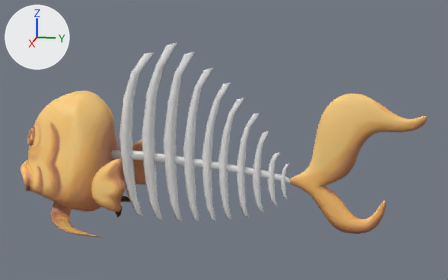
Before and after pictures for a commit that changed the glTF model public/assets/models/streetStore/fish.glb.
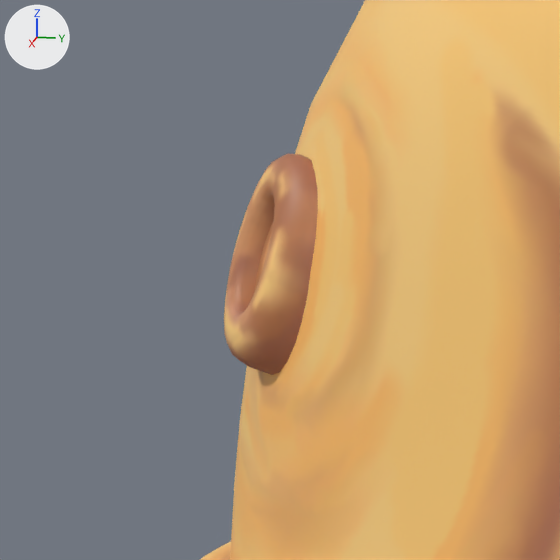
The first picture shows the older version from a 50 mm camera at (44.5, 15.2, 12.6) aimed at (-1.0, 6.1, 1.2). The close-ups show both versions on the part from 2% to 12% of the width and 41% to 58% of the height of that picture; other places that the commit changed are outside them. The axes (+X, +Y, +Z) are drawn at upper left. The lights are the same throughout. Where no turn or scale is listed for an object, it has been applied to the vertices.
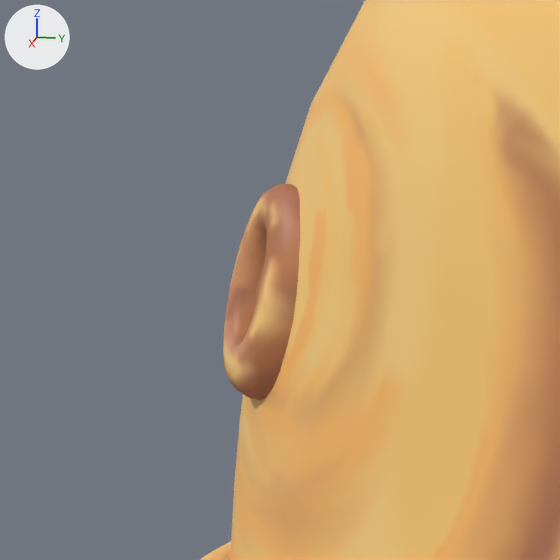
Where the newer file only moved an object's origin or applied its transform, the numbers keep the older frame.

What differs and where, as boxes (x1, y1, x2, y2) in the close-ups (560 x 560 px):
'Cylinder.030', moved, turned
    before: (224, 153, 318, 375)
    after: (223, 184, 300, 401)

Patch to the scene script:
```diff
--- a/public/assets/models/streetStore/fish.glb.py
+++ b/public/assets/models/streetStore/fish.glb.py
@@ ob_cylinder_030 @@
 ob_cylinder_030 = bpy.data.objects.new('Cylinder.030', me_cylinder_031)
-ob_cylinder_030.parent = ob_cube_037
-ob_cylinder_030.location = (0.813, 2.945, 0.349)
+ob_cylinder_030.location = (0.0378, -0.0653, 0.141)
+ob_cylinder_030.rotation_euler = (0.0412, 0.0138, -0.0182)  # degrees (2.4, 0.8, -1)
```
